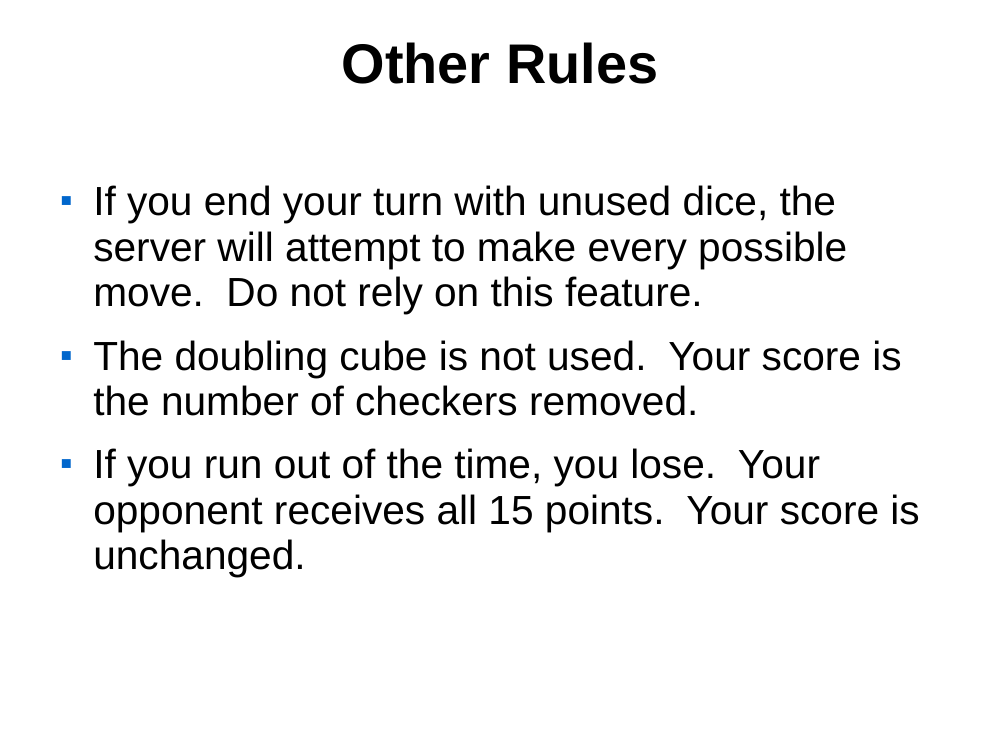
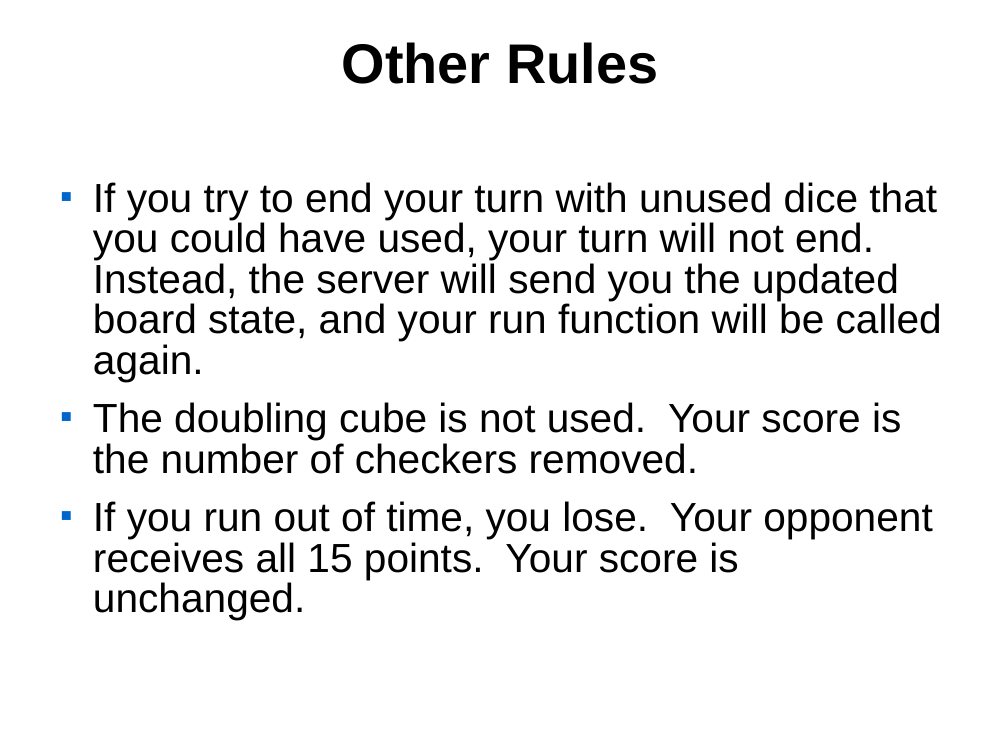
Before and after one commit to cansukockopru/cs347backgammon, a slide deck: slide 15 of Framework.ppt. Drawn at 1008x756 pixels with LibreOffice and Linux fonts; fonts in the diff are those of the drawing; background and template pictures are left out. Boxes give left, top, right and bottom in pixels: in the first picture for what was removed or moved away, otherwise in the second. Text is boxed around its words. In the diff, an @@ line names an element or a change of style, - is before the commit and + after.

```diff
--- a/Framework.ppt
+++ b/Framework.ppt
@@ text at (93, 182, 942, 381): text changed @@
-■ If you end your turn with unused dice, the server will attempt to make every possible move. Do not rely on this feature.
+■ If you try to end your turn with unused dice that you could have used, your turn will not end. Instead, the server will send you the updated board state, and your run function will be called again.
@@ text at (93, 402, 901, 474): line spacing 0.93 to 0.83 @@
@@ text at (93, 501, 932, 620): text changed @@
-■ If you run out of the time, you lose. Your opponent receives all 15 points. Your score is unchanged.
+■ If you run out of time, you lose. Your opponent receives all 15 points. Your score is unchanged.
```
Also in this commit, not shown: 2 other slides changed, 1 other file.
